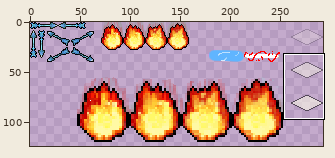
Sprite sheet -- Final_Fantasy_Mystery_World/Game/assets/sprites/Particles.png. The picture above shows the old version from afar; the outline marks the close-up.
Close-up. Old version:
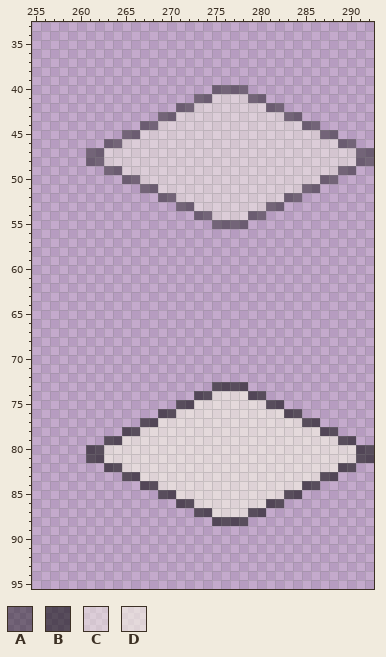
The file is 293x127 pixels. Pixels under 10% opacity are left out. Colours within 5 levels of each other are drawn and written as one. Shown: x 255..292, y 33..95. The wide view leaves out empty margins.
Palette (. is transparent): A #00000069  B #0000008c  C #ffffe869  D #ffffe88c
Pixels before, first column x 261:
40 ..............AAAA..............
41 ............AACCCCAA............
42 ..........AACCCCCCCCAA..........
43 ........AACCCCCCCCCCCCAA........
44 ......AACCCCCCCCCCCCCCCCAA......
45 ....AACCCCCCCCCCCCCCCCCCCCAA....
46 ..AACCCCCCCCCCCCCCCCCCCCCCCCAA..
47 AACCCCCCCCCCCCCCCCCCCCCCCCCCCCAA
48 AACCCCCCCCCCCCCCCCCCCCCCCCCCCCAA
49 ..AACCCCCCCCCCCCCCCCCCCCCCCCAA..
50 ....AACCCCCCCCCCCCCCCCCCCCAA....
51 ......AACCCCCCCCCCCCCCCCAA......
52 ........AACCCCCCCCCCCCAA........
53 ..........AACCCCCCCCAA..........
54 ............AACCCCAA............
55 ..............AAAA..............
56 ................................
57 ................................
58 ................................
59 ................................
60 ................................
61 ................................
62 ................................
63 ................................
64 ................................
65 ................................
66 ................................
67 ................................
68 ................................
69 ................................
70 ................................
71 ................................
72 ................................
73 ..............BBBB..............
74 ............BBDDDDBB............
75 ..........BBDDDDDDDDBB..........
76 ........BBDDDDDDDDDDDDBB........
77 ......BBDDDDDDDDDDDDDDDDBB......
78 ....BBDDDDDDDDDDDDDDDDDDDDBB....
79 ..BBDDDDDDDDDDDDDDDDDDDDDDDDBB..
80 BBDDDDDDDDDDDDDDDDDDDDDDDDDDDDBB
81 BBDDDDDDDDDDDDDDDDDDDDDDDDDDDDBB
82 ..BBDDDDDDDDDDDDDDDDDDDDDDDDBB..
83 ....BBDDDDDDDDDDDDDDDDDDDDBB....
84 ......BBDDDDDDDDDDDDDDDDBB......
85 ........BBDDDDDDDDDDDDBB........
86 ..........BBDDDDDDDDBB..........
87 ............BBDDDDBB............
88 ..............BBBB..............
The same view after the edit:
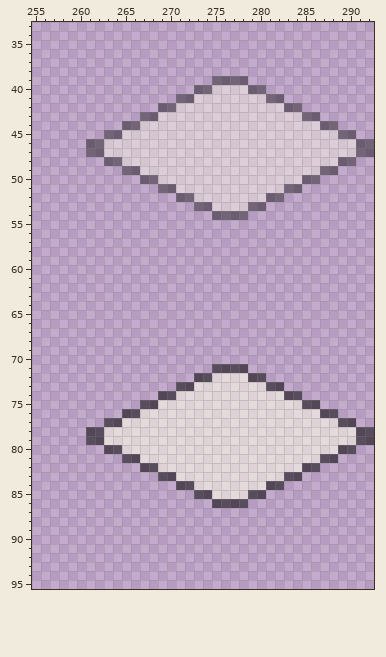
Message: animation ability1
The exact change:
Changed rows in their new state; - is an unchanged pixel.
first column x 261:
39 --------------AAAA--------------
40 ------------AACCCCAA------------
41 ----------AACC----CCAA----------
42 --------AACC--------CCAA--------
43 ------AACC------------CCAA------
44 ----AACC----------------CCAA----
45 --AACC--------------------CCAA--
46 AACC------------------------CCAA
48 ..AA------------------------AA..
49 --..AA--------------------AA..--
50 ----..AA----------------AA..----
51 ------..AA------------AA..------
52 --------..AA--------AA..--------
53 ----------..AA----AA..----------
54 ------------..AAAA..------------
55 --------------....--------------
first column x 261:
71 --------------BBBB--------------
72 ------------BBDDDDBB------------
73 ----------BBDDDDDDDDBB----------
74 --------BBDDDD----DDDDBB--------
75 ------BBDDDD--------DDDDBB------
76 ----BBDDDD------------DDDDBB----
77 --BBDDDD----------------DDDDBB--
78 BBDDDD--------------------DDDDBB
79 BBDD------------------------DDBB
80 ..BB------------------------BB..
81 ....BB--------------------BB....
82 --....BB----------------BB....--
83 ----....BB------------BB....----
84 ------....BB--------BB....------
85 --------....BB----BB....--------
86 ----------....BBBB....----------
87 ------------........------------
88 --------------....--------------
Changed places in both close-ups, as pixel boxes (x1, y1, x2, y2):
changed: (86, 76, 374, 229)
changed: (86, 364, 374, 526)
